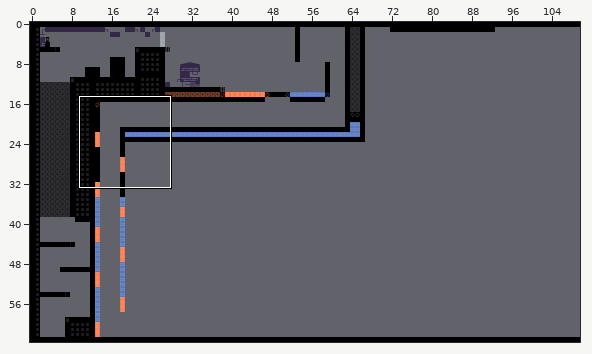
Two states of a Tiled map (JSON), IndieSpeedRun/IndieSpeedRun/IndieSpeedRunContent/maps/level2.json. The picture above shows the old version from afar; the outline marks the close-up.
Close-up. Before the commit:
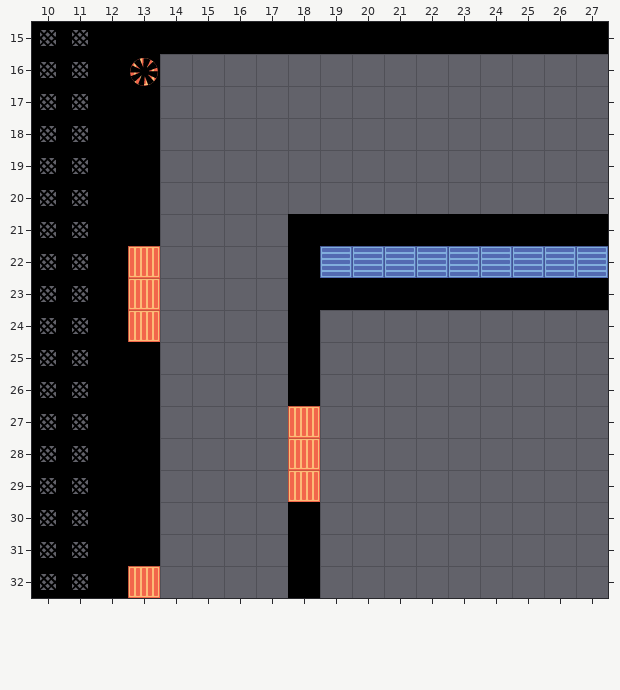
Cells are 32x32 px. Shown: x 10..27, y 15..32. The commit also changed other parts of the map, which this record leaves out.
Once edited:
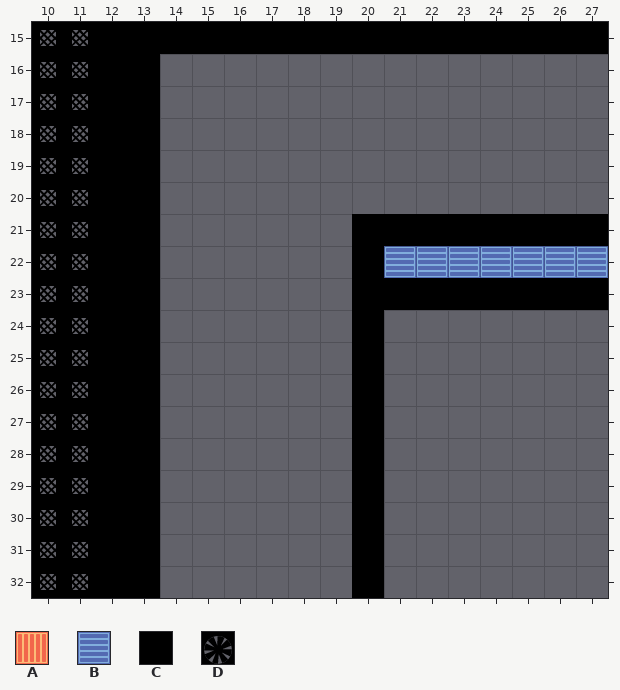
Key: from "furnace-01": A 0; from "heatsink-01": B 0; from "tiles2-01": C 0, D 4.
_ is an empty cell.
Tiles replaced or removed in this view: A, B, C, D.
The edit:
Changed rows in their new state; . is an unchanged cell.
Layer "Gameplay":
first column x 13:
16 C
first column x 13:
21 .....__.
22 C....__C
23 C....__.
24 C...._.C
25 ....._.C
26 ....._.C
27 ....._.C
28 ....._.C
29 ....._.C
30 ....._.C
31 ....._.C
32 C...._.C
Where, in picture pixels (left, top, right, bottom), the same in both close-ups:
changed: (130, 58, 158, 86)
changed: (288, 214, 384, 598)
changed: (128, 246, 160, 342)
changed: (128, 566, 160, 598)
